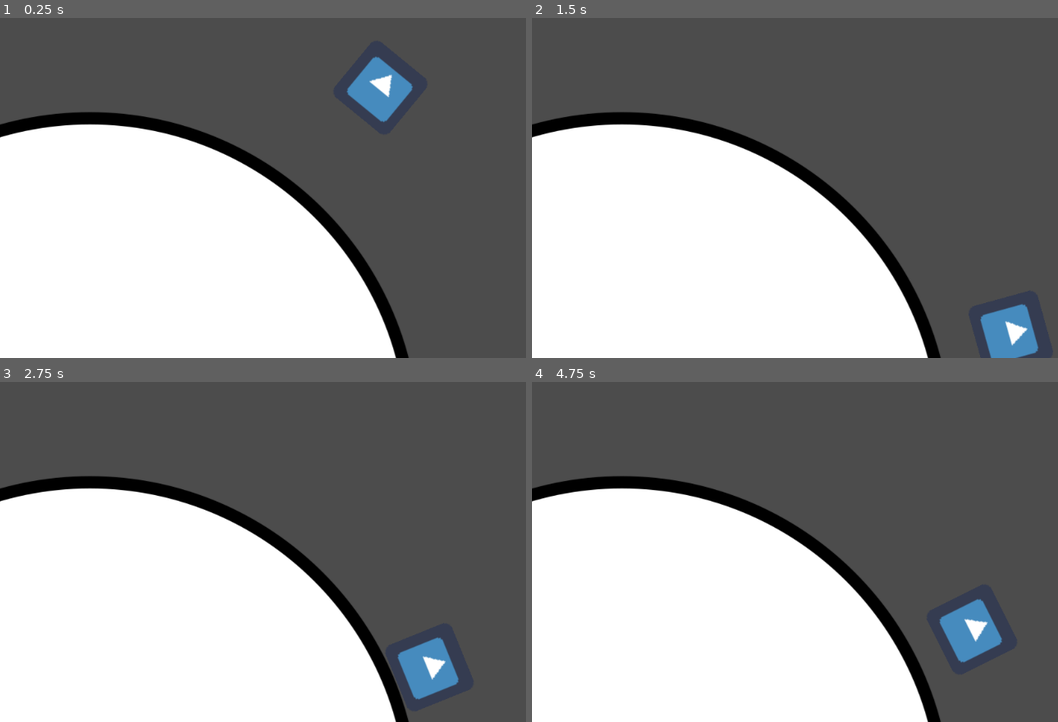
Above: before the commit, frames 1-4 (two rows, left to right).
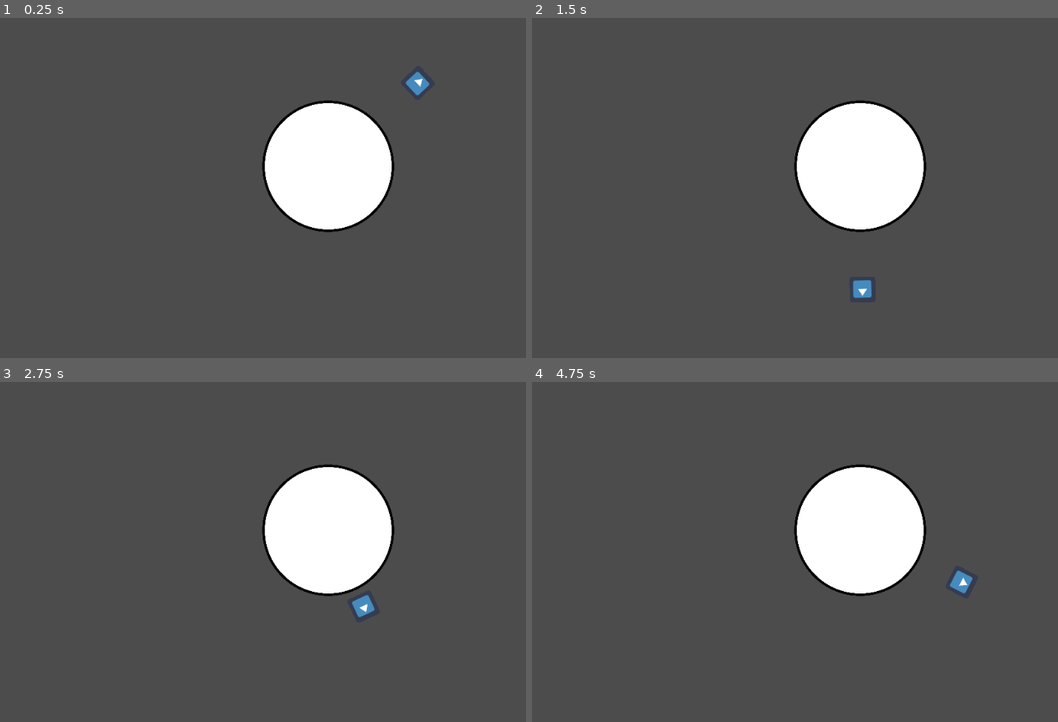
Above: after the commit, the same moments.

Repository: DanGrenade/TinyWorldJam
Game: Godot game, scene res://Scenes/GameTest.tscn
Same seed, same stepped clock (60 frames per second), same inputs: the game is played once before the commit and once after it. The project has no main scene, so this scene is started directly. The engine's default icon, where the game draws it, is replaced by a stand-in: a white triangle on a blue panel in a dark square.
Inputs:
- Up to frame 1 (0.25 s): no input
- Up to frame 2 (1.5 s): hold D (move_right) 0.53-1.28 s; tap Space (jump) at 0.77 s; hold Left (move_left) from 1.28 s (still down)
- Up to frame 3 (2.75 s): tap Space (jump) at 1.52 s; release Left (move_left) at 2.03 s; hold D (move_right) from 2.03 s (still down)
- Up to frame 4 (4.75 s): tap Space (jump) at 3.02, 3.77, 4.52 s; release D (move_right) at 3.53 s; hold Left (move_left) from 3.53 s (still down)

The runs differ from the first frame. In frame 1, 52% of the frame differs, in the area x 0-82%, y 11-100%; in frame 2, 52%; in frame 3, 52%; in frame 4, 52%, in the area x 0-90%, y 24-100%.

Commit message:
Issue 04 - Camera Movement

Diff:
--- /dev/null
+++ b/Scenes/GameCamera.gd
@@ -0,0 +1,15 @@
+extends Camera2D
+
+export var player_follow_path = NodePath()
+var player_follow_node
+
+func _ready():
+	player_follow_node = get_node(player_follow_path)
+	pass
+
+func _process(delta):
+
+
+	# global_rotation = player_follow_node.global_rotation
+
+	pass
--- a/Scenes/GameTest.tscn
+++ b/Scenes/GameTest.tscn
@@ -1,14 +1,20 @@
-[gd_scene load_steps=3 format=2]
+[gd_scene load_steps=4 format=2]
 
 [ext_resource path="res://Scenes/PlayerCharacter.tscn" type="PackedScene" id=1]
 [ext_resource path="res://Scenes/GarbagePlanet.tscn" type="PackedScene" id=2]
+[ext_resource path="res://Scenes/GameCamera.gd" type="Script" id=3]
 
-[node name="GameTest" type="Node2D"]
-position = Vector2( 144.25, 726.906 )
+[node name="Node2D" type="Node2D"]
+
+[node name="Camera2D" type="Camera2D" parent="."]
+rotating = true
+current = true
+script = ExtResource( 3 )
+player_follow_path = NodePath("../PlayerCharacter")
 
 [node name="GarbagePlanet" parent="." instance=ExtResource( 2 )]
-position = Vector2( -4, 2 )
+scale = Vector2( 0.2, 0.2 )
 
 [node name="PlayerCharacter" parent="." instance=ExtResource( 1 )]
-position = Vector2( 461.593, -565.045 )
+position = Vector2( 154.1, -143.743 )
 gravity_body_path = NodePath("../GarbagePlanet")
--- a/Scenes/GarbagePlanet.tscn
+++ b/Scenes/GarbagePlanet.tscn
@@ -6,12 +6,13 @@
 radius = 506.518
 
 [node name="GarbagePlanet" type="Node2D"]
+scale = Vector2( 0.32, 0.32 )
+__meta__ = {
+"_edit_group_": true
+}
 
 [node name="Sprite" type="Sprite" parent="."]
 texture = ExtResource( 1 )
-__meta__ = {
-"_edit_group_": true
-}
 
 [node name="StaticBody2D" type="StaticBody2D" parent="."]
 
--- a/Scenes/PlayerCharacter.tscn
+++ b/Scenes/PlayerCharacter.tscn
@@ -7,7 +7,11 @@
 extents = Vector2( 53, 54 )
 
 [node name="PlayerCharacter" type="KinematicBody2D"]
+scale = Vector2( 0.36, 0.36 )
 script = ExtResource( 2 )
+__meta__ = {
+"_edit_group_": true
+}
 ground_raycast_path = NodePath("RayCast2D")
 
 [node name="Sprite" type="Sprite" parent="."]
